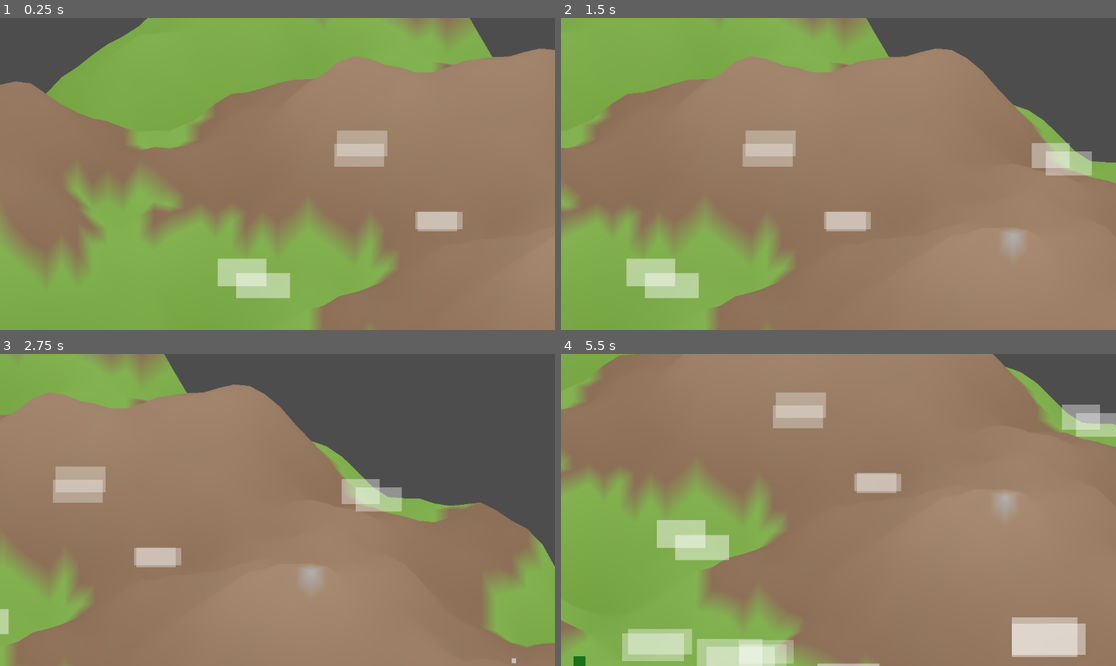
Above: before the commit, frames 1-4 (two rows, left to right).
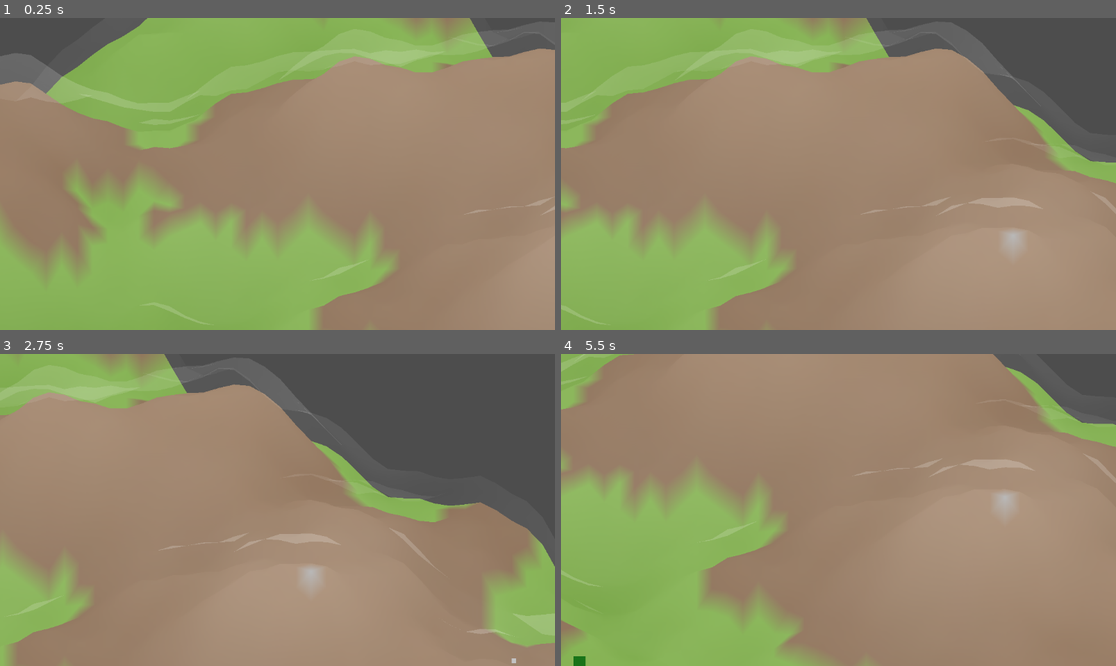
Above: after the commit, the same moments.

Repository: sha5b/Godot-ECS-Starter
Game: Godot game, scene res://Main.tscn
Two runs of this game, one before a commit and one after it. Both use one fixed random seed, a clock stepped at 60 frames per second and the inputs below.
Inputs (mouse positions are in pixels of both pictures, inside the frame that each line leads up to):
- Up to frame 1 (0.25 s): no input
- Up to frame 2 (1.5 s): move the mouse to (960, 158) at 0.52 s; hold Right (ui_right) 0.53-1.25 s; click (960, 158) at 0.67 s; drag from (727, 189) to (810, 236) at 1.27 s
- Up to frame 3 (2.75 s): move the mouse to (333, 441) at 2.02 s; hold Right (ui_right) from 2.03 s (still down)
- Up to frame 4 (5.5 s): release Right (ui_right) at 2.75 s; drag from (810, 572) to (672, 463) at 2.77 s; move the mouse to (1005, 556) at 3.52 s; hold Left (ui_left) 3.53-4.25 s; drag from (672, 463) to (755, 432) at 4.27 s; move the mouse to (866, 510) at 5.02 s; hold Down (ui_down) from 5.03 s (still down); click (866, 510) at 5.17 s

The runs differ from the first frame. In frame 1, 8.6% of the frame differs, in the area x 0-100%, y 3-99%; in frame 2, 8.1%; in frame 3, 5.9%; in frame 4, 9.0%, in the area x 0-100%, y 0-100%.

Commit message:
Update CloudRenderer.gd

Diff:
--- a/weather/CloudRenderer.gd
+++ b/weather/CloudRenderer.gd
@@ -5,9 +5,16 @@
 
 # --- Configuration ---
 @export var cloud_color: Color = Color(1.0, 1.0, 1.0, 0.7) # Semi-transparent white
-@export var cloud_density_factor: float = 50.0 # How many cloud sprites per unit of coverage
-@export var cloud_area: Rect2 = Rect2(-500, -300, 1000, 600) # Area over which to spawn clouds (adjust based on camera view)
-@export var cloud_sprite_size: Vector2 = Vector2(100, 50) # Base size of a cloud sprite
+# cloud_density_factor is less relevant now, coverage controls density
+# @export var cloud_density_factor: float = 50.0
+@export var cloud_area: Rect2 = Rect2(-500, -300, 1000, 600) # Fallback area
+# cloud_sprite_size is less relevant, maybe repurpose for height?
+# @export var cloud_sprite_size: Vector2 = Vector2(100, 50) # Obsolete
+@export var cloud_base_altitude: float = 50.0 # Base height above terrain surface
+@export var cloud_height_factor: float = 15.0 # How much noise affects cloud "height" (Y-offset relative to base altitude)
+@export var cloud_noise_scale: float = 0.04 # Frequency for cloud noise pattern (Adjust to match terrain or desired look)
+# grid_resolution is now determined by terrain world_size
+# @export var grid_resolution: Vector2i = Vector2i(64, 64)
 
 # --- References ---
 # Assuming EventBus is an autoload singleton
@@ -15,11 +22,14 @@
 @onready var event_bus: Node = get_node("/root/EventBus")         # Adjust path if different
 @onready var weather_manager: Node = get_node("../WeatherManager") # Get sibling node
 @onready var terrain_renderer: Node = get_node("../TerrainManager/TerrainRenderer") # Get TerrainRenderer
+# We will find or create this in _ready now
+var cloud_layer_mesh_instance: MeshInstance2D
 
 # --- State ---
 var current_cloud_coverage: float = 0.0
-var cloud_nodes: Array[Node2D] = [] # Store references to cloud sprites/nodes
+# var cloud_nodes: Array[Node2D] = [] # Removed - using single mesh instance now
 var terrain_bounds: Rect2 = Rect2() # Will store the calculated terrain bounds
+var cloud_noise = FastNoiseLite.new() # Noise generator for clouds
 
 # --- Initialization ---
 func _ready() -> void:
@@ -35,8 +45,37 @@
 	else:
 		printerr("CloudRenderer: TerrainRenderer or get_world_bounds() method not found! Using default area.")
 		# Fallback to a default area if renderer not found
-		terrain_bounds = Rect2(-500, -300, 1000, 600) # Use the old default
+		terrain_bounds = cloud_area # Use the exported fallback area
 		print("CloudRenderer: Using fallback bounds.")
+
+	# Configure Cloud Noise
+	cloud_noise.seed = randi()
+	cloud_noise.noise_type = FastNoiseLite.TYPE_SIMPLEX_SMOOTH # Good for smooth clouds
+	cloud_noise.frequency = cloud_noise_scale
+	cloud_noise.fractal_type = FastNoiseLite.FRACTAL_FBM
+	cloud_noise.fractal_octaves = 3
+	cloud_noise.fractal_lacunarity = 2.0
+	cloud_noise.fractal_gain = 0.5
+
+	# Find or create the MeshInstance2D for the cloud layer
+	var existing_node = get_node_or_null("CloudLayerMeshInstance")
+	if existing_node and existing_node is MeshInstance2D:
+		cloud_layer_mesh_instance = existing_node
+		print("CloudRenderer: Found existing CloudLayerMeshInstance.")
+	else:
+		if existing_node: # It exists but is wrong type
+			printerr("CloudRenderer: Found node 'CloudLayerMeshInstance' but it's not a MeshInstance2D. Removing and recreating.")
+			existing_node.queue_free() # Remove the incorrect node
+
+		print("CloudRenderer: Creating new CloudLayerMeshInstance node.")
+		cloud_layer_mesh_instance = MeshInstance2D.new()
+		cloud_layer_mesh_instance.name = "CloudLayerMeshInstance"
+		cloud_layer_mesh_instance.position = Vector2.ZERO # Ensure mesh origin matches node origin
+		add_child(cloud_layer_mesh_instance)
+		# Optional: Set Z-index if needed to ensure it draws above terrain
+		# cloud_layer_mesh_instance.z_index = 10
+
+	# No need for the explicit is_instance_valid check here anymore, as we ensure it exists above
 
 	if event_bus:
 		if event_bus.has_signal("weather_changed"):
@@ -67,126 +106,135 @@
 # --- Internal Logic ---
 func _update_clouds(weather_state: WeatherState) -> void:
 	current_cloud_coverage = weather_state.cloud_coverage
-	print("Updating clouds for coverage: ", current_cloud_coverage)
-
-	# Clear existing clouds
-	_clear_clouds()
-
-	# Calculate number of clouds based on terrain area and coverage
-	# Use terrain_bounds area if valid, otherwise fallback
-	var area_to_cover = terrain_bounds.size.x * terrain_bounds.size.y
-	if area_to_cover <= 0: # Fallback if bounds were invalid
-		area_to_cover = cloud_area.size.x * cloud_area.size.y
-		print("CloudRenderer: Using fallback area for density calculation.")
-	# Adjust density factor based on area? For now, let's keep it simple.
-	# A better approach might be density per 1000x1000 units or similar.
-	# Let's scale the original density factor relative to the old area vs new area
-	var base_area = 1000.0 * 600.0 # Area of the old default Rect2
-	var adjusted_density = cloud_density_factor * (area_to_cover / base_area) if base_area > 0 else cloud_density_factor
-
-	var num_clouds = int(current_cloud_coverage * adjusted_density)
-	print("Drawing %d clouds over terrain area." % num_clouds)
-
-	# Draw new clouds (simple placeholder: random circles)
-	# TODO: Replace with more sophisticated sprites, particles, or shaders
-	for i in range(num_clouds):
-		var cloud_node = _create_cloud_mesh_node() # Using a helper function
-
-		# Random position within the terrain bounds
-		var rand_pos = Vector2(
-			randf_range(terrain_bounds.position.x, terrain_bounds.position.x + terrain_bounds.size.x),
-			randf_range(terrain_bounds.position.y, terrain_bounds.position.y + terrain_bounds.size.y)
-		)
-		cloud_node.position = rand_pos
-
-		# Add variation in size and transparency?
-		cloud_node.scale = Vector2.ONE * randf_range(0.8, 1.5)
-		cloud_node.modulate.a = randf_range(0.5, 1.0) * cloud_color.a
-
-		# Add to scene and track
-		add_child(cloud_node)
-		cloud_nodes.append(cloud_node)
-
-func _create_cloud_mesh_node() -> MeshInstance2D:
-	# Generates a simple procedural mesh for a cloud puff using SurfaceTool.
-
-	var mesh_instance = MeshInstance2D.new()
+	print("Updating cloud layer mesh for coverage: ", current_cloud_coverage)
+
+	if not is_instance_valid(cloud_layer_mesh_instance):
+		printerr("CloudLayerMeshInstance invalid in _update_clouds.")
+		return
+	if terrain_bounds.size.x <= 0 or terrain_bounds.size.y <= 0:
+		# We don't strictly need terrain_bounds anymore if we use world_size, but keep check for safety
+		printerr("Invalid terrain_bounds calculated.")
+		cloud_layer_mesh_instance.mesh = null # Clear mesh if bounds are bad
+		return
+
+	# Get terrain world size for grid dimensions
+	if not terrain_renderer or not terrain_renderer.has_method("map_to_iso") or \
+	   not is_instance_valid(terrain_renderer.terrain_manager):
+		printerr("TerrainRenderer or TerrainManager not properly accessible.")
+		cloud_layer_mesh_instance.mesh = null
+		return
+
+	var world_size = terrain_renderer.terrain_manager.world_size
+	if world_size.x <= 0 or world_size.y <= 0:
+		printerr("Invalid world_size from TerrainManager.")
+		cloud_layer_mesh_instance.mesh = null
+		return
+
 	var st = SurfaceTool.new()
 	st.begin(Mesh.PRIMITIVE_TRIANGLES)
 
-	# Use cloud_sprite_size as a base for the mesh dimensions
-	var base_width = cloud_sprite_size.x
-	var base_height = cloud_sprite_size.y
-
-	# Define number of quads and overlap/offset factors
-	var num_quads = 2 # Let's start with two overlapping quads
-	var offset_factor = 0.3 # How much quads are offset
-	var size_variation = 0.2 # How much quad sizes vary
-
-	for i in range(num_quads):
-		# Calculate random offset and size for this quad
-		var q_offset = Vector2(randf_range(-offset_factor, offset_factor) * base_width,
-							   randf_range(-offset_factor, offset_factor) * base_height)
-		var q_size = Vector2(base_width * (1.0 + randf_range(-size_variation, size_variation)),
-							 base_height * (1.0 + randf_range(-size_variation, size_variation)))
-		var half_size = q_size / 2.0
-
-		# Define quad corners relative to the offset
-		var top_left = q_offset - half_size
-		var top_right = q_offset + Vector2(half_size.x, -half_size.y)
-		var bottom_left = q_offset + Vector2(-half_size.x, half_size.y)
-		var bottom_right = q_offset + half_size
-
-		# Set color for all vertices of this quad
-		st.set_color(cloud_color)
-		# Optional: Set UVs if you plan to use textures later
-		# st.set_uv(Vector2(0,0)) # etc.
-
-		# Triangle 1: Top-Left -> Bottom-Left -> Bottom-Right
-		st.add_vertex(Vector3(top_left.x, top_left.y, 0))
-		st.add_vertex(Vector3(bottom_left.x, bottom_left.y, 0))
-		st.add_vertex(Vector3(bottom_right.x, bottom_right.y, 0))
-
-		# Triangle 2: Top-Left -> Bottom-Right -> Top-Right
-		st.add_vertex(Vector3(top_left.x, top_left.y, 0))
-		st.add_vertex(Vector3(bottom_right.x, bottom_right.y, 0))
-		st.add_vertex(Vector3(top_right.x, top_right.y, 0))
-
-	# Optional: Generate normals if needed for lighting/shaders
+	var vertex_cache: Dictionary = {} # map_coord -> {"position": Vector3, "color": Color}
+
+	# Iterate through map grid points (vertices), like TerrainRenderer
+	for map_y in range(world_size.y + 1):
+		for map_x in range(world_size.x + 1):
+			var map_coord = Vector2i(map_x, map_y)
+
+			# Calculate base isometric position
+			var iso_pos = terrain_renderer.map_to_iso(Vector2(map_x, map_y))
+
+			# Sample noise using map coordinates (normalize to 0-1 range)
+			# Using map coords directly might align noise better with terrain features if scales match
+			var noise_val = (cloud_noise.get_noise_2d(float(map_x), float(map_y)) + 1.0) / 2.0
+
+			# Calculate alpha based on noise and coverage
+			# Multiply coverage to make clouds denser/sparser. Add bias/power for sharper edges if desired.
+			var alpha_base = noise_val * current_cloud_coverage * 2.0 # Multiplier > 1 allows full opacity
+			var vertex_alpha = clamp(alpha_base, 0.0, 1.0) * cloud_color.a
+
+			# Calculate color
+			var vertex_color = Color(cloud_color.r, cloud_color.g, cloud_color.b, vertex_alpha)
+
+			# --- Calculate final vertex position, considering terrain height ---
+			# Get terrain height and scale factor
+			# Clamp map_coord for height lookup to avoid errors at edges
+			var clamped_map_coord = Vector2i(clamp(map_x, 0, world_size.x - 1), clamp(map_y, 0, world_size.y - 1))
+			var terrain_height = terrain_renderer.terrain_manager.get_height_at_map_coord(clamped_map_coord)
+			var terrain_vertical_scale = terrain_renderer.height_vertical_scale
+
+			# Calculate terrain surface Y position in screen space
+			var terrain_surface_y = iso_pos.y - terrain_height * terrain_vertical_scale
+
+			# Calculate cloud noise height offset (only if cloud is visible)
+			var cloud_noise_offset = 0.0
+			if vertex_alpha > 0.01:
+				cloud_noise_offset = noise_val * cloud_height_factor
+
+			# Calculate final cloud Y: Start from terrain surface, go up by altitude, add noise offset
+			# Remember: Lower Y is higher on screen, so subtract altitude and offset
+			var final_cloud_y = terrain_surface_y - cloud_base_altitude - cloud_noise_offset
+
+			# Final vertex position
+			var vertex_pos = Vector3(iso_pos.x, final_cloud_y, 0)
+
+			# Store vertex data
+			vertex_cache[map_coord] = {"position": vertex_pos, "color": vertex_color, "alpha": vertex_alpha}
+
+	# Iterate through map grid cells to create quads (two triangles)
+	var min_alpha_threshold = 0.01 # Don't draw triangles if all corners are almost transparent
+	for map_y in range(world_size.y):
+		for map_x in range(world_size.x):
+			# Define the 4 corners of the current map grid cell
+			var tl_coord = Vector2i(map_x, map_y)
+			var tr_coord = Vector2i(map_x + 1, map_y)
+			var bl_coord = Vector2i(map_x, map_y + 1)
+			var br_coord = Vector2i(map_x + 1, map_y + 1)
+
+			# Get cached vertex data
+			var v_tl = vertex_cache[tl_coord]
+			var v_tr = vertex_cache[tr_coord]
+			var v_bl = vertex_cache[bl_coord]
+			var v_br = vertex_cache[br_coord]
+
+			# Optimization: Skip fully transparent quads
+			if v_tl.alpha < min_alpha_threshold and v_tr.alpha < min_alpha_threshold and \
+			   v_bl.alpha < min_alpha_threshold and v_br.alpha < min_alpha_threshold:
+				continue
+
+			# Add vertices for the two triangles forming the quad
+			# Triangle 1: Top-Left -> Bottom-Left -> Bottom-Right
+			st.set_color(v_tl.color)
+			st.add_vertex(v_tl.position)
+			st.set_color(v_bl.color)
+			st.add_vertex(v_bl.position)
+			st.set_color(v_br.color)
+			st.add_vertex(v_br.position)
+
+			# Triangle 2: Top-Left -> Bottom-Right -> Top-Right
+			st.set_color(v_tl.color)
+			st.add_vertex(v_tl.position)
+			st.set_color(v_br.color)
+			st.add_vertex(v_br.position)
+			st.set_color(v_tr.color)
+			st.add_vertex(v_tr.position)
+
+	# Generate normals (optional, might help if using lighting on clouds)
 	# st.generate_normals()
 
-	# Commit to mesh and assign
+	# Commit the surface to an ArrayMesh
 	var cloud_mesh = st.commit()
-	mesh_instance.mesh = cloud_mesh
-
-	# Note: MeshInstance2D doesn't have 'centered'. The mesh vertices define the shape relative to the node's origin (0,0).
-	# The random offsets should provide some centering effect.
-
-	return mesh_instance
-
-	# --- Alternative using a specific cloud texture --- # This section is now obsolete
-	# if cloud_texture: # Assume cloud_texture = load("res://path/to/cloud.png")
-	#	 var sprite = Sprite2D.new()
-	#	 sprite.texture = cloud_texture
-	#	 sprite.modulate = cloud_color # Apply base color/alpha
-	#	 # Set scale based on cloud_sprite_size and texture size if needed
-	#	 return sprite
-	# else:
-	#	 printerr("Cloud texture not loaded!")
-	#	 # Fallback to drawing
-	#	 var rect = ColorRect.new()
-	#	 rect.size = cloud_sprite_size
-	#	 rect.color = cloud_color
-	#	 rect.pivot_offset = rect.size / 2
-	#	 return rect
+
+	# Assign the mesh to the MeshInstance2D
+	cloud_layer_mesh_instance.mesh = cloud_mesh
+# Removed _create_cloud_mesh_node function as it's obsolete
 
 
 func _clear_clouds() -> void:
-	print("Clearing existing clouds...")
-	for node in cloud_nodes:
-		if is_instance_valid(node):
-			node.queue_free()
-	cloud_nodes.clear()
+	# Clear the mesh on the single instance instead of removing nodes
+	if is_instance_valid(cloud_layer_mesh_instance):
+		cloud_layer_mesh_instance.mesh = null
+		print("Cleared cloud layer mesh.")
+	# No need to clear cloud_nodes array as it was removed
 
 # --- Add movement in _process ---
 func _process(delta: float) -> void:
@@ -205,18 +253,9 @@
 	# Multiplier (e.g., 10.0) controls how fast clouds move visually relative to wind speed unit
 	var move_vector = wind_dir * wind_speed * delta * 10.0
 
-	for cloud in cloud_nodes:
-		if is_instance_valid(cloud):
-			cloud.position += move_vector
-			# Optional: Wrap clouds around the terrain_bounds to keep them visible
-			# Check X bounds
-			if cloud.position.x > terrain_bounds.position.x + terrain_bounds.size.x + cloud_sprite_size.x: # Add buffer
-				cloud.position.x = terrain_bounds.position.x - cloud_sprite_size.x # Move to other side
-			elif cloud.position.x < terrain_bounds.position.x - cloud_sprite_size.x: # Add buffer
-				cloud.position.x = terrain_bounds.position.x + terrain_bounds.size.x + cloud_sprite_size.x # Move to other side
-
-			# Check Y bounds (optional, depends if you want vertical wrapping)
-			if cloud.position.y > terrain_bounds.position.y + terrain_bounds.size.y + cloud_sprite_size.y: # Add buffer
-				cloud.position.y = terrain_bounds.position.y - cloud_sprite_size.y # Move to top/bottom
-			elif cloud.position.y < terrain_bounds.position.y - cloud_sprite_size.y: # Add buffer
-				cloud.position.y = terrain_bounds.position.y + terrain_bounds.size.y + cloud_sprite_size.y # Move to top/bottom
+	# TODO: Implement cloud movement for the single mesh layer.
+	# This could involve:
+	# 1. Regenerating the mesh in _process with offset noise coordinates (potentially slow).
+	# 2. Using a shader on CloudLayerMeshInstance to scroll the noise texture/effect.
+	# For now, the cloud layer will be static.
+	pass # Remove the old loop iterating through cloud_nodes
